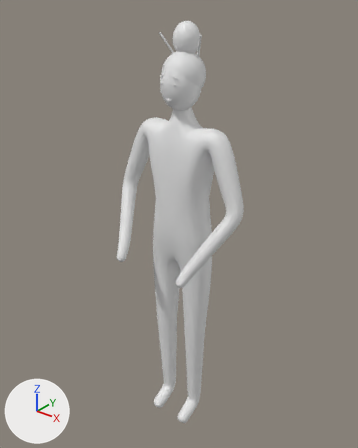
The FBX model Assets/HuaShang/Resources/HuaShang/Art/Characters/SK_yuJi.fbx, before and after one commit.
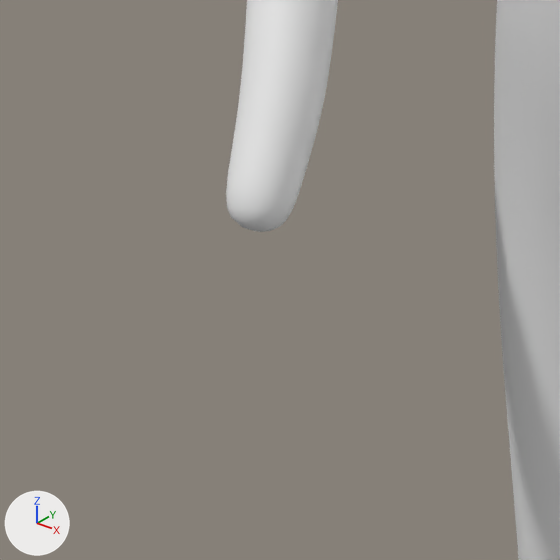
The first picture shows the older version from a 50 mm lens placed at (1.137, -1.444, 1.896), pointed at (-0.011, -0.009, 1.006). The close-ups show the older and then the newer version on the part from 24% to 45% of the width and 51% to 68% of the height of that picture. Only the edits that show in the close-ups are written down. The axes (+X, +Y, +Z) are drawn at lower left. The lights are the same throughout. Where no turn or scale is listed for an object, it has been applied to the vertices.

The scene before the commit, as lines of its bpy script (objects in view):
```python
me_body_skel_001 = bpy.data.meshes.new('Body_skel.001')
me_body_skel_001.from_pydata(...)  # 3626 vertices, 3624 faces; spans x -0.292..0.292, y -0.225..0.087, z 0.017..1.497
me_body_skel_001.materials.append(mat_m_skin)  # white #e7e7e7
ob_body = bpy.data.objects.new('Body', me_body_skel_001)
ob_body.location = (0.0, 0.0, 0.0)
```
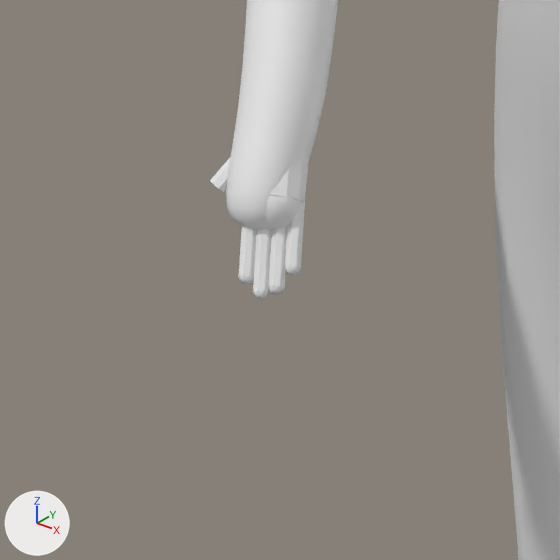
Diff of the bpy script that builds the scene:
```diff
--- a/Assets/HuaShang/Resources/HuaShang/Art/Characters/SK_yuJi.fbx.py
+++ b/Assets/HuaShang/Resources/HuaShang/Art/Characters/SK_yuJi.fbx.py
@@ ob_fingertip_005 @@
+ob_fingertip_005 = bpy.data.objects.new('FingerTip.005', me_fingertip_005)  # a UV sphere (8 segments, 4 rings, poles along z) spanning x -0.14084..-0.13124, y -0.2334..-0.2238, z 0.83883..0.84843; in mat_m_skin (white #e7e7e7)
+ob_fingertip_005.location = (0.0, 0.0, 0.0)
@@ ob_thumb_001 @@
+ob_thumb_001 = bpy.data.objects.new('Thumb.001', me_thumb_001)  # 16 vertices, 10 faces; spans x -0.1859..-0.1655, y -0.2186..-0.1866, z 0.8843..0.9152; in mat_m_skin (white #e7e7e7)
+ob_thumb_001.location = (0.0, 0.0, 0.0)
@@ ob_fingertip_006 @@
+ob_fingertip_006 = bpy.data.objects.new('FingerTip.006', me_fingertip_006)  # a UV sphere (8 segments, 4 rings, poles along z) spanning x -0.13468..-0.12508, y -0.22732..-0.21772, z 0.84134..0.85094; in mat_m_skin (white #e7e7e7)
+ob_fingertip_006.location = (0.0, 0.0, 0.0)
@@ ob_fingertip_007 @@
+ob_fingertip_007 = bpy.data.objects.new('FingerTip.007', me_fingertip_007)  # a UV sphere (8 segments, 4 rings, poles along z) spanning x -0.13095..-0.12135, y -0.21758..-0.20798, z 0.85053..0.86013; in mat_m_skin (white #e7e7e7)
+ob_fingertip_007.location = (0.0, 0.0, 0.0)
@@ ob_palm_001 @@
+ob_palm_001 = bpy.data.objects.new('Palm.001', me_palm_001)  # 24 vertices, 14 faces; spans x -0.1839..-0.1319, y -0.2171..-0.1591, z 0.8741..0.9376; in mat_m_skin (white #e7e7e7)
+ob_palm_001.location = (0.0, 0.0, 0.0)
@@ ob_finger_006 @@
+ob_finger_006 = bpy.data.objects.new('Finger.006', me_finger_006)  # 16 vertices, 10 faces; spans x -0.1485..-0.1255, y -0.2266..-0.197, z 0.8436..0.888; in mat_m_skin (white #e7e7e7)
+ob_finger_006.location = (0.0, 0.0, 0.0)
@@ ob_fingertip_004 @@
+ob_fingertip_004 = bpy.data.objects.new('FingerTip.004', me_fingertip_004)  # a UV sphere (8 segments, 4 rings, poles along z) spanning x -0.15035..-0.14075, y -0.23447..-0.22487, z 0.84552..0.85512; in mat_m_skin (white #e7e7e7)
+ob_fingertip_004.location = (0.0, 0.0, 0.0)
@@ ob_finger_007 @@
+ob_finger_007 = bpy.data.objects.new('Finger.007', me_finger_007)  # 16 vertices, 10 faces; spans x -0.1415..-0.1218, y -0.2169..-0.1923, z 0.8528..0.888; in mat_m_skin (white #e7e7e7)
+ob_finger_007.location = (0.0, 0.0, 0.0)
@@ ob_finger_005 @@
+ob_finger_005 = bpy.data.objects.new('Finger.005', me_finger_005)  # 16 vertices, 10 faces; spans x -0.1556..-0.1317, y -0.2327..-0.2017, z 0.841..0.888; in mat_m_skin (white #e7e7e7)
+ob_finger_005.location = (0.0, 0.0, 0.0)
@@ ob_palmcap_001 @@
+ob_palmcap_001 = bpy.data.objects.new('PalmCap.001', me_palmcap_001)  # a UV sphere (10 segments, 6 rings, poles along z) spanning x -0.1639..-0.1315, y -0.2204..-0.1864, z 0.8684..0.9024; in mat_m_skin (white #e7e7e7)
+ob_palmcap_001.location = (0.0, 0.0, 0.0)
@@ ob_finger_004 @@
+ob_finger_004 = bpy.data.objects.new('Finger.004', me_finger_004)  # 16 vertices, 10 faces; spans x -0.1627..-0.1412, y -0.2337..-0.2064, z 0.8477..0.888; in mat_m_skin (white #e7e7e7)
+ob_finger_004.location = (0.0, 0.0, 0.0)
```

Boxes (x1, y1, x2, y2) around the edits, measured in the close-ups (560 x 560 px):
'Palm.001', added
    after: (270, 156, 308, 203)
'Finger.005', added
    after: (253, 229, 272, 291)
'PalmCap.001', added
    after: (265, 195, 302, 230)
'Finger.006', added
    after: (268, 227, 287, 287)
'Finger.007', added
    after: (285, 202, 305, 267)
'Finger.004', added
    after: (239, 226, 257, 276)
'Thumb.001', added
    after: (210, 158, 230, 193)
'FingerTip.005', added
    after: (252, 288, 270, 300)
'FingerTip.006', added
    after: (269, 284, 285, 295)
'FingerTip.007', added
    after: (285, 264, 301, 276)
'FingerTip.004', added
    after: (238, 273, 254, 284)
